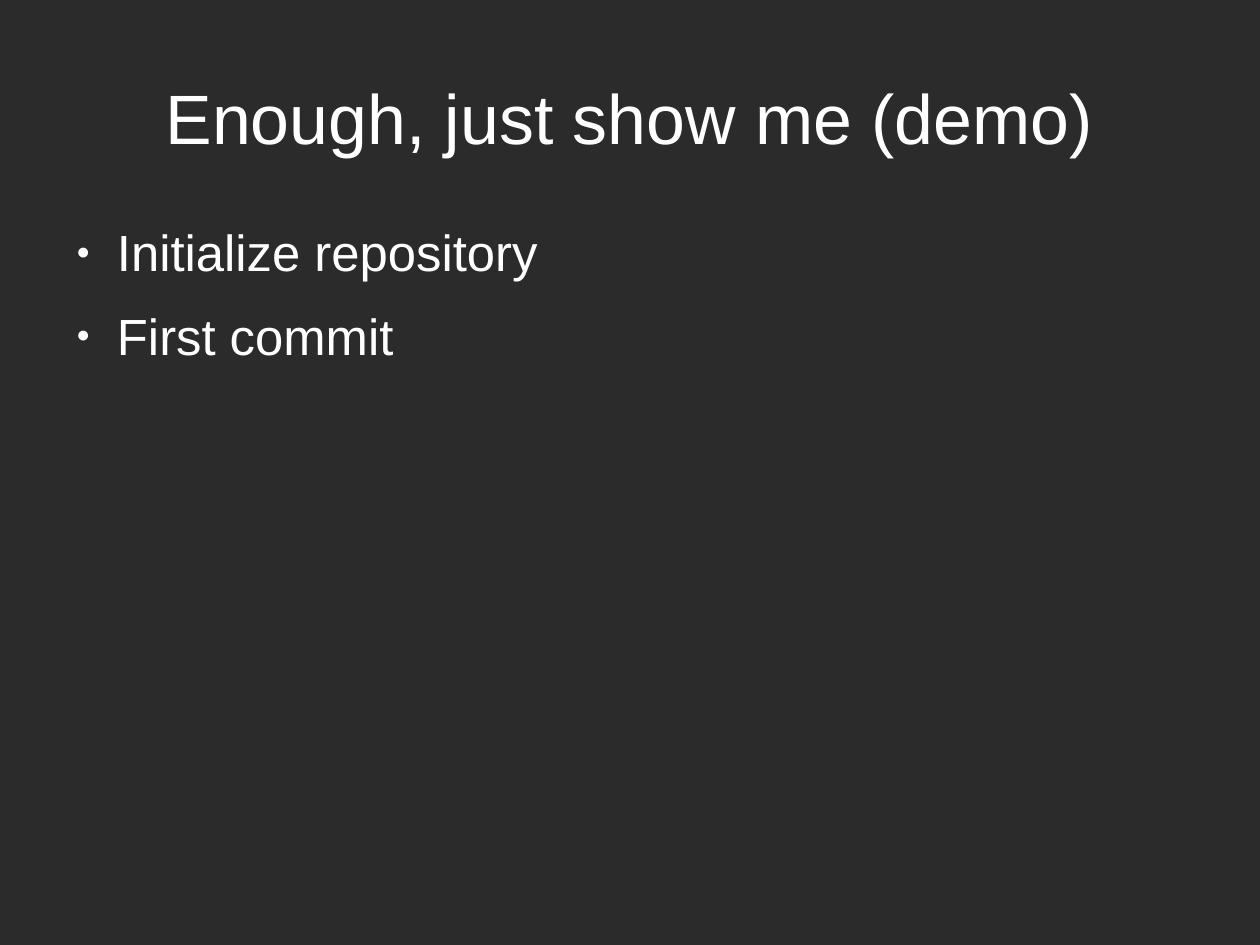
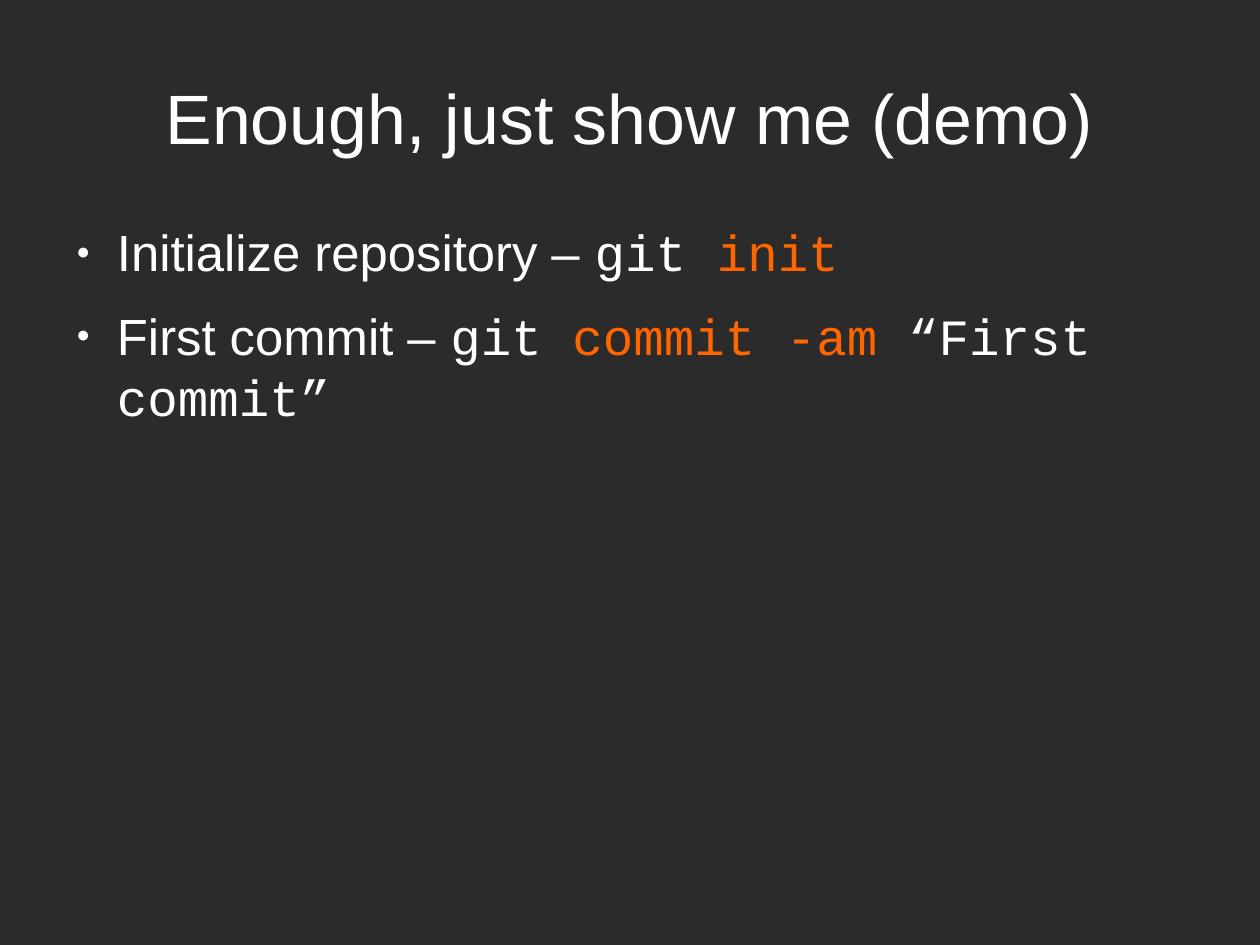
Before and after one commit to hwdegroot/days-of-code, a slide deck: slide 6 of presentation/zee-slides.odp. Drawn at 1260x945 pixels with LibreOffice and Linux fonts; fonts in the diff are those of the drawing; background and template pictures are left out; a plain dark background stands for a picture behind light text. Boxes give left, top, right and bottom in pixels: in the first picture for what was removed or moved away, otherwise in the second. Text is boxed around its words. In the diff, an @@ line names an element or a change of style, - is before the commit and + after.

```diff
--- a/presentation/zee-slides.odp
+++ b/presentation/zee-slides.odp
@@ text at bbox=[117, 234, 1091, 417]: text changed @@
-● Initialize repository
-● First commit
+● Initialize repository – git init
+● First commit – git commit -am “First commit”
```
Also in this commit, not shown: 4 other slides changed, 2 slides added, 1 slide removed, 6 other files.
